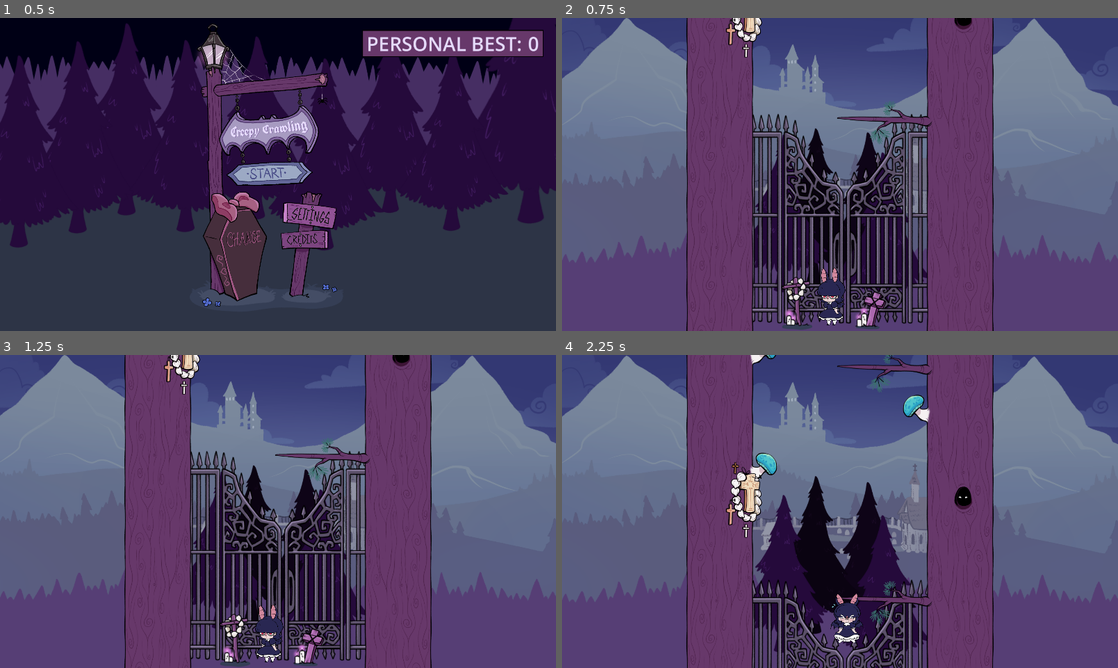
Above: before the commit, frames 1-4 (two rows, left to right).
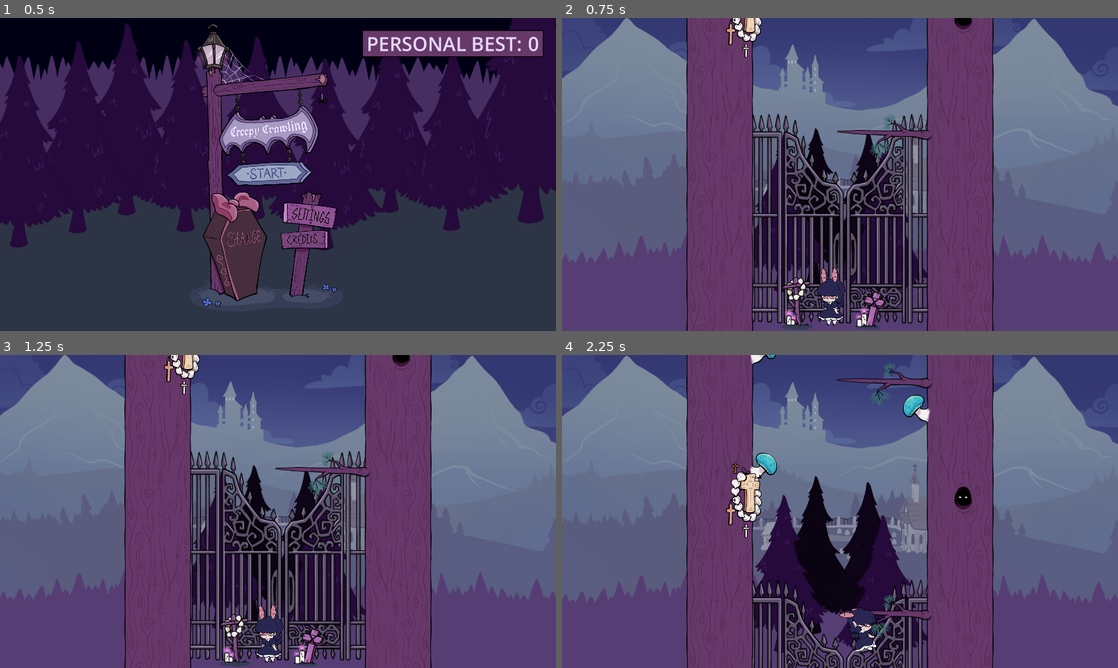
Above: after the commit, the same moments.

Repository: 100-Devs-1-Game/BabyBatClimber
Game: Godot game, scene res://menus/Title.tscn
Same seed, same stepped clock (60 frames per second), same inputs: the game is played once before the commit and once after it.
Inputs (mouse positions are in pixels of both pictures, inside the frame that each line leads up to):
- Up to frame 1 (0.5 s): no input
- Up to frame 2 (0.75 s): click (828, 174) at 0.5 s
- Up to frame 3 (1.25 s): no input
- Up to frame 4 (2.25 s): tap Enter at 1.25 s; move the mouse to (962, 495) at 1.27 s; hold D (right) 1.28-2.03 s; hold W (climb) 1.28-2.03 s; tap Space (jump) at 1.52, 1.55, 1.82, 2.1 s; move the mouse to (728, 527) at 2.02 s; hold A (left) from 2.03 s (still down)

Frame 1 is identical in both runs. In frame 2, 0.8% of the frame differs, in the area x 49-67%, y 26-45%; in frame 3, 0.8%; in frame 4, 2.3%, in the area x 48-67%, y 0-95%.

Commit message:
Final branch update

Diff:
--- a/src/objects/scenes/branch_object.gd
+++ b/src/objects/scenes/branch_object.gd
@@ -28,20 +28,29 @@
 
 	player.take_control(self)
 	player.position.y= position.y + player_offsets[0]
+	if move_target.global_position.x > player.position.x:
+		player.model.scale.x= 1
+	else:
+		player.model.scale.x= -1
 
 
 func tick(player: Player, delta: float):
 	match state:
 		PlayerState.MOVING:
+			if not player.animated_sprite.animation == "branch_climb":
+				player.animated_sprite.play("branch_climb")
+
 			var dir: int= sign(move_target.global_position.x - player.position.x)
 			var prev_pos_x: float= player.position.x
 			player.position.x+= dir * player_move_speed * delta
 
 			if sign(player.position.x - move_target.global_position.x) != sign(prev_pos_x - move_target.global_position.x):
 				player.position.x= move_target.global_position.x
+				player.animated_sprite.play("branch_rest")
 				state= PlayerState.IDLE
 
 		PlayerState.IDLE:
+			player.position.y= position.y + player_offsets[0]
 			if Input.is_action_just_pressed("jump"):
 				state= PlayerState.AIMING
 				aim_time= 0
@@ -52,6 +61,7 @@
 
 			if Input.is_action_just_released("jump"):
 				var dir:= roundi(Input.get_axis("left", "right"))
+				sprite.frame= 0
 				if dir != 0:
 					area.monitoring= false
 					player.side= Player.PlayerSide.RIGHT if dir < 0 else Player.PlayerSide.LEFT
@@ -61,22 +71,22 @@
 					tween.tween_callback(func(): state= PlayerState.JUMPING)
 					state= PlayerState.LAUNCHING
 				else:
-					sprite.frame= 0
 					state= PlayerState.IDLE
 				return
+
 			aim_time+= delta
 			aim_height= aim_height_steps[current_aim_step]
 
-			player.position.y= position.y + player_offsets[current_aim_step]
+			player.position.y= position.y + player_offsets[current_aim_step + 1]
 
 			var dir:= 0
 
 			if Input.is_action_pressed("left"):
 				dir= -1
-				player.rotation= -deg_to_rad(player_lean_angle)
+				player.model.scale.x= -1
 			elif Input.is_action_pressed("right"):
 				dir= 1
-				player.rotation= deg_to_rad(player_lean_angle)
+				player.model.scale.x= 1
 			else:
 				player.rotation= 0
 
--- a/src/objects/scenes/branch_object.tscn
+++ b/src/objects/scenes/branch_object.tscn
@@ -32,12 +32,12 @@
 [node name="BranchObject" type="Node2D"]
 script = ExtResource("1_2glmg")
 player_move_speed = 400.0
-player_offsets = Array[int]([50, 90, 130])
+player_offsets = Array[int]([50, 110, 150, 220])
 aim_height_steps = Array[int]([150, 300, 500])
 aim_time_steps = 0.5
 
 [node name="Sprite2D" type="AnimatedSprite2D" parent="."]
-position = Vector2(-136, 9)
+position = Vector2(-136, 56)
 sprite_frames = SubResource("SpriteFrames_dj4xw")
 
 [node name="Area2D" type="Area2D" parent="."]
--- a/src/player.tscn
+++ b/src/player.tscn
@@ -1,16 +1,24 @@
-[gd_scene load_steps=64 format=3 uid="uid://bybibjaxh6r72"]
+[gd_scene load_steps=72 format=3 uid="uid://bybibjaxh6r72"]
 
 [ext_resource type="Script" uid="uid://d4mud50cb15su" path="res://player.gd" id="1_4flbx"]
 [ext_resource type="Texture2D" uid="uid://cd1l33wstkh2o" path="res://assets/art/player/climbing/00.png" id="2_606se"]
+[ext_resource type="Texture2D" uid="uid://bhm83rn31xwk7" path="res://assets/art/player/branch animation/002.png" id="2_ax26h"]
+[ext_resource type="Texture2D" uid="uid://di0v2ddt1axwi" path="res://assets/art/player/branch animation/003.png" id="3_kh4g0"]
 [ext_resource type="Texture2D" uid="uid://blvhlbf4m0yyi" path="res://assets/art/player/climbing/01.png" id="3_u1c27"]
+[ext_resource type="Texture2D" uid="uid://78ggg51afcpg" path="res://assets/art/player/branch animation/004.png" id="4_mgmjd"]
 [ext_resource type="Texture2D" uid="uid://8vbv2wiu513f" path="res://assets/art/player/climbing/02.png" id="4_op7ga"]
 [ext_resource type="Texture2D" uid="uid://8cfixd6075k4" path="res://assets/art/player/climbing/03.png" id="5_q13i1"]
+[ext_resource type="Texture2D" uid="uid://djens1bxv3pkq" path="res://assets/art/player/branch animation/005.png" id="5_va2xi"]
+[ext_resource type="Texture2D" uid="uid://clmsdds21x67b" path="res://assets/art/player/branch animation/006.png" id="6_fkf2u"]
 [ext_resource type="Texture2D" uid="uid://dmcjs0i8hceh4" path="res://assets/art/player/climbing/04.png" id="6_pylmc"]
 [ext_resource type="Texture2D" uid="uid://b6ruomu8f64ek" path="res://assets/art/player/climbing/05.png" id="7_pbfsw"]
+[ext_resource type="Texture2D" uid="uid://m5vk0sbarrwe" path="res://assets/art/player/branch animation/007.png" id="7_s7jk6"]
 [ext_resource type="Texture2D" uid="uid://cqnjm8twy2yux" path="res://assets/art/player/climbing/06.png" id="8_5tmop"]
+[ext_resource type="Texture2D" uid="uid://cm1oa3ech6us8" path="res://assets/art/player/branch animation/008.png" id="8_feeoa"]
 [ext_resource type="Texture2D" uid="uid://dm5clje30ps7l" path="res://assets/art/player/climbing/back_leg/000.png" id="9_7ahtn"]
 [ext_resource type="Texture2D" uid="uid://bovcjjjbrak11" path="res://assets/art/player/getting_up/000.png" id="9_efrwb"]
 [ext_resource type="Texture2D" uid="uid://des6rgy8lwrdm" path="res://assets/art/player/fall/000.png" id="9_khis8"]
+[ext_resource type="Texture2D" uid="uid://dhja2e1evnd33" path="res://assets/art/player/branch animation/009.png" id="9_m6nxt"]
 [ext_resource type="Texture2D" uid="uid://mfqt5yavodjo" path="res://assets/art/player/climbing/back_leg/001.png" id="10_7lmhl"]
 [ext_resource type="Texture2D" uid="uid://seekhgdw4kqg" path="res://assets/art/player/fall/001.png" id="10_b88wv"]
 [ext_resource type="Texture2D" uid="uid://cm4pfhen2gx2h" path="res://assets/art/player/jump/01.png" id="10_dx0e4"]
@@ -71,6 +79,40 @@
 animations = [{
 "frames": [{
 "duration": 1.0,
+"texture": ExtResource("2_ax26h")
+}, {
+"duration": 1.0,
+"texture": ExtResource("3_kh4g0")
+}, {
+"duration": 1.0,
+"texture": ExtResource("4_mgmjd")
+}, {
+"duration": 1.0,
+"texture": ExtResource("5_va2xi")
+}, {
+"duration": 1.0,
+"texture": ExtResource("6_fkf2u")
+}, {
+"duration": 1.0,
+"texture": ExtResource("7_s7jk6")
+}, {
+"duration": 1.0,
+"texture": ExtResource("8_feeoa")
+}],
+"loop": true,
+"name": &"branch_climb",
+"speed": 24.0
+}, {
+"frames": [{
+"duration": 1.0,
+"texture": ExtResource("9_m6nxt")
+}],
+"loop": false,
+"name": &"branch_rest",
+"speed": 5.0
+}, {
+"frames": [{
+"duration": 1.0,
 "texture": ExtResource("2_606se")
 }, {
 "duration": 1.0,
@@ -306,7 +348,7 @@
 z_index = 1
 scale = Vector2(0.15, 0.15)
 sprite_frames = SubResource("SpriteFrames_iruf7")
-animation = &"stand"
+animation = &"branch_climb"
 autoplay = "stand"
 
 [node name="AnimatedSprite2D Behind" type="AnimatedSprite2D" parent="Model"]
Binary file added: src/assets/art/player/branch animation/000.png
Not shown, added: src/assets/art/player/branch animation/000.png.import
Binary file added: src/assets/art/player/branch animation/001.png
Not shown, added: src/assets/art/player/branch animation/001.png.import
Binary file added: src/assets/art/player/branch animation/002.png
Not shown, added: src/assets/art/player/branch animation/002.png.import
Binary file added: src/assets/art/player/branch animation/003.png
Not shown, added: src/assets/art/player/branch animation/003.png.import
Binary file added: src/assets/art/player/branch animation/004.png
Not shown, added: src/assets/art/player/branch animation/004.png.import
Binary file added: src/assets/art/player/branch animation/005.png
Not shown, added: src/assets/art/player/branch animation/005.png.import
(and 8 more such lines)
